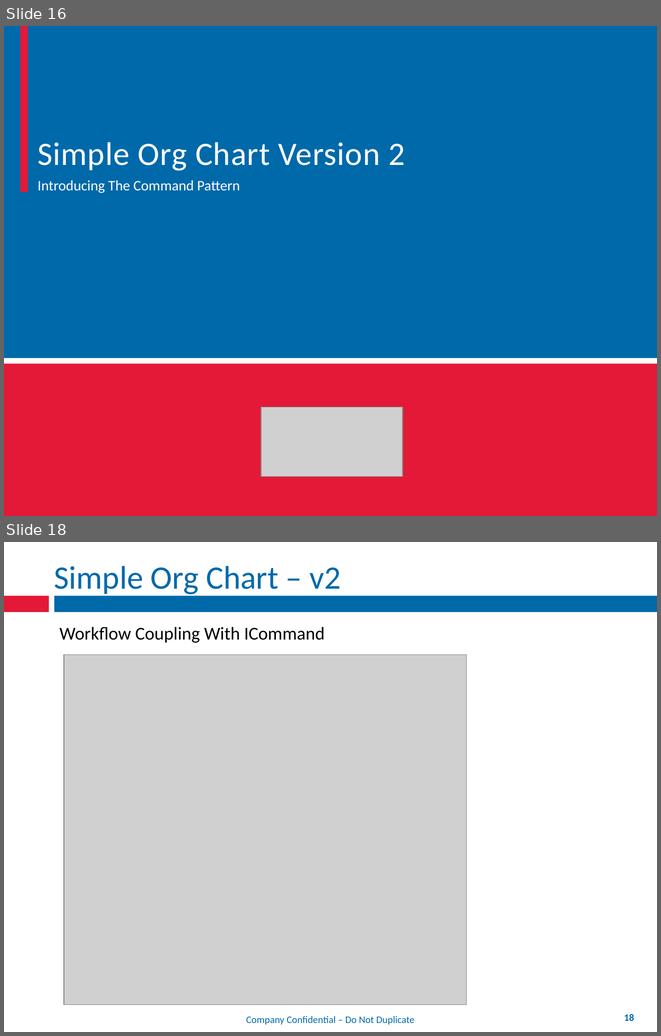
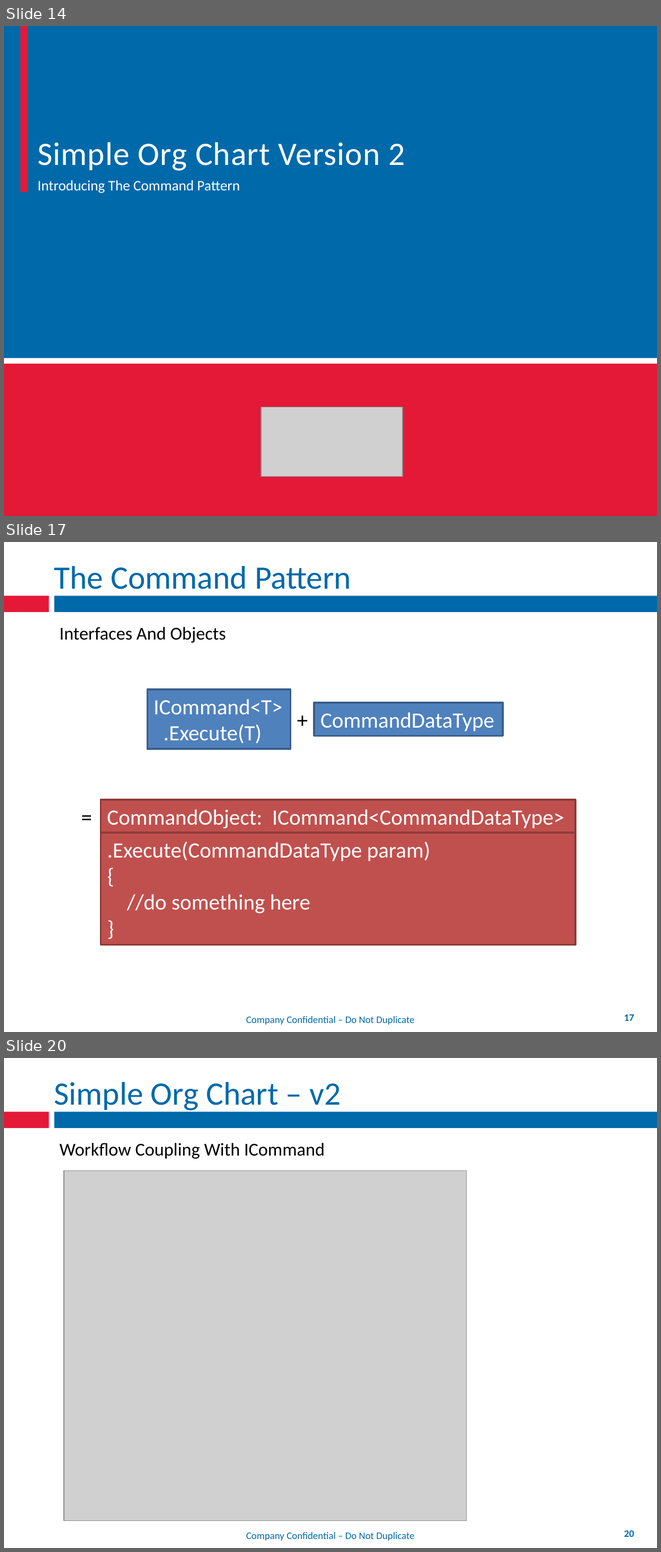
Before and after one commit to mxriverlynn/presentations-and-training, a slide deck: Decoupling Workflow With App Controler/Decoupling Workflow From Forms.pptx. Shown one above the other, each under a label of ours: slides 16 and 18 before the commit, slides 14, 17 and 20 after it; the slides between them are not shown. The pictures are 661x1036 and 661x1552 pixels, drawn with LibreOffice and Linux fonts; fonts in the diff are those of the drawing; grey boxes stand for pictures; background and template pictures are left out. Boxes give left, top, right and bottom in pixels: in the first picture for what was removed or moved away, otherwise in the second. Text is boxed around its words. In the diff, an @@ line names an element or a change of style, - is before the commit and + after.

Commit message:
adding command pattern info the presentation, for v2 of the code. need to get the command pattern code in place, so i can finish this portion of the slides.

```diff
--- a/Decoupling Workflow With App Controler/Decoupling Workflow From Forms.pptx
+++ b/Decoupling Workflow With App Controler/Decoupling Workflow From Forms.pptx
@@ slide 17 added at (4,542,657,1032), background #FFFFFF; not listed: 4 template elements that a slide beside it also shows @@
@@ title added at (54,566,351,597), 36 pt, text #0069AA @@
+The Command Pattern
@@ text added at (60,627,226,643), 20 pt, text #000000 @@
+Interfaces And Objects
@@ rectangle added at (147,689,291,749), fill #4F81BD, outline #3A5F8C 2 pt, 24 pt, text #FFFFFF @@
+ICommand<T>
+.Execute(T)
@@ text added at (291,703,315,735), 24 pt, text #000000 @@
++
@@ rectangle added at (314,703,503,735), fill #4F81BD, outline #3A5F8C 2 pt, 24 pt, text #FFFFFF @@
+CommandDataType
@@ text added at (74,800,99,832), 24 pt, text #000000 @@
+=
@@ rectangle added at (100,800,575,832), fill #C0504D, outline #8E3B39 2 pt, 24 pt, text #FFFFFF @@
+CommandObject: ICommand<CommandDataType>
@@ rectangle added at (100,832,575,945), fill #C0504D, outline #8E3B39 2 pt, 24 pt, text #FFFFFF @@
+.Execute(CommandDataType param)
+{
+//do something here
+}
@@ what was slide 16 is now slide 14 @@
@@ what was slide 18 is now slide 20 @@
@@ page number at (624,1530,634,1537): text changed @@
-18
+20
```
Also in this commit, not shown: 3 other slides added, 3 slides removed.
